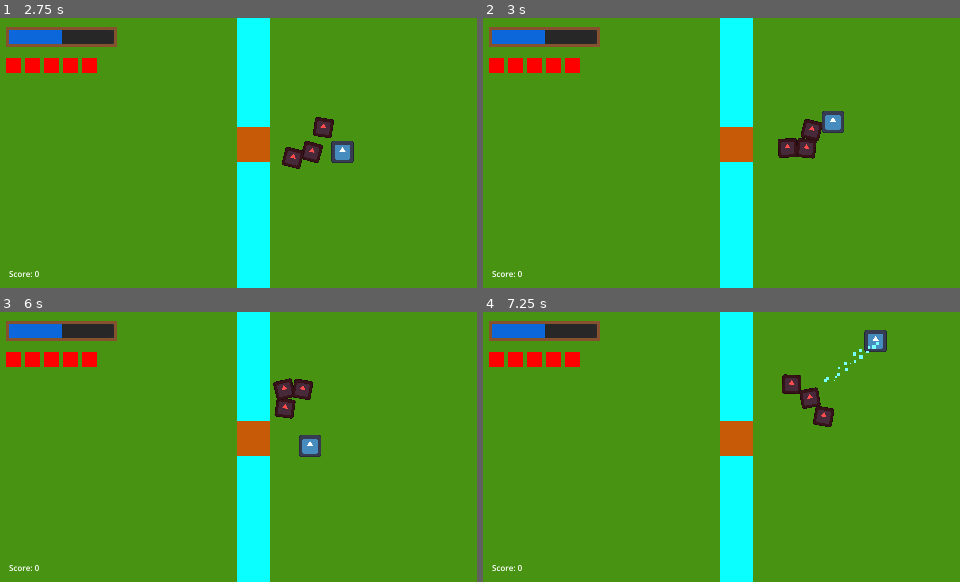
Above: before the commit, frames 1-4 (two rows, left to right).
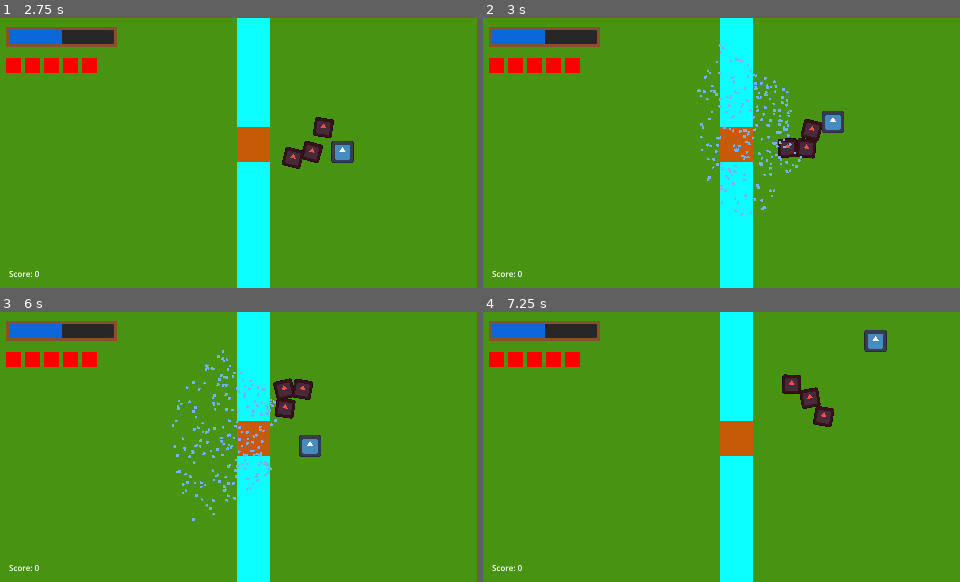
Above: after the commit, the same moments.

Repository: AndrewwAM/Project_KESS
Game: Godot game, scene res://scenes/world/patio.tscn
Same seed, same stepped clock (60 frames per second), same inputs: the game is played once before the commit and once after it. The engine's default icon, where the game draws it, is replaced by a stand-in: a white triangle on a blue panel in a dark square.
Inputs (mouse positions are in pixels of both pictures, inside the frame that each line leads up to):
- Up to frame 1 (2.75 s): move the mouse to (343, 139) at 0.52 s; hold D (player_move_right) 0.53-1.28 s; hold Right mouse button (shoot_alt) 0.53-1.28 s; click (343, 139) at 0.8 s; move the mouse to (143, 166) at 1.27 s; hold S (player_move_down) 1.28-2.03 s; click (143, 166) at 1.35 s; right-click (143, 166) at 1.55 s; move the mouse to (286, 93) at 2.02 s; hold D (player_move_right) from 2.03 s (still down); hold Right mouse button (shoot_alt) from 2.03 s (still down); click (286, 93) at 2.3 s
- Up to frame 2 (3 s): move the mouse to (697, 207) at 2.77 s; release D (player_move_right) at 2.78 s; release Right mouse button (shoot_alt) at 2.78 s; hold W (player_move_up) from 2.78 s (still down); click (697, 207) at 2.85 s
- Up to frame 3 (6 s): right-click (214, 501) at 3.05 s; move the mouse to (381, 487) at 3.52 s; release W (player_move_up) at 3.53 s; hold Right mouse button (shoot_alt) 3.53-4.28 s; hold A (player_move_left) 3.53-5.03 s; click (381, 487) at 3.8 s; move the mouse to (90, 406) at 4.27 s; click (90, 406) at 4.35 s; right-click (90, 406) at 4.55 s; move the mouse to (262, 447) at 5.02 s; hold S (player_move_down) 5.03-5.78 s; hold Right mouse button (shoot_alt) 5.03-5.78 s; click (262, 447) at 5.3 s; move the mouse to (166, 379) at 5.77 s; hold D (player_move_right) from 5.78 s (still down); click (166, 379) at 5.85 s
- Up to frame 4 (7.25 s): right-click (649, 379) at 6.05 s; move the mouse to (826, 433) at 6.52 s; release D (player_move_right) at 6.53 s; hold W (player_move_up) from 6.53 s (still down); hold Right mouse button (shoot_alt) from 6.53 s (still down); click (826, 433) at 6.8 s

Frame 1 is identical in both runs. In frame 2, 1.0% of the frame differs, in the area x 44-67%, y 9-74%; in frame 3, 1.0%, in the area x 36-59%, y 14-78%; in frame 4, 0.1%.

Commit message:
yo ODIO las partículas

Diff:
--- a/entities/player/chorro.gd
+++ b/entities/player/chorro.gd
@@ -1,21 +1,23 @@
+@tool # tambien pa actualizar en tiempo real
 extends Node2D
 
 @onready var cone_water_particles: GPUParticles2D = $ConeWaterParticles
-@onready var laser_water_particles: GPUParticles2D = $LaserWaterParticles
+@onready var laser_line: Line2D = $LaserLine
 @onready var cone_mode: Node2D = $ConeMode
 @onready var laser_mode: Area2D = $LaserMode
 @onready var laser_hitbox: CollisionShape2D = $LaserMode/LaserHitbox
-@onready var pivot: Node2D = get_parent()
+@onready var pivot: Node2D = get_parent() as Node2D
 
 
 enum PressureMode { CONE, LASER }
 var current_mode: PressureMode = PressureMode.CONE
 var is_shooting: bool = false
 var is_switching: bool = false
+var keep_shooting: bool = false
 var switch_cooldown = 1.0
 
 @export var cone_rotation_speed: float = 6.0
-@export var laser_rotation_speed: float = 6.0
+@export var laser_rotation_speed: float = 1.5
 var current_rotation_speed = cone_rotation_speed
 
 var damage_cone: float = 20.0
@@ -23,11 +25,110 @@
 
 enum Modo {Cono, Laser}
 
-# Called when the node enters the scene tree for the first time.
+# Medio webeo solo pa poder actualizar en tiempo real
+@export_group("Configuración del Cono")
+@export var ray_count: int = 5:
+	set(value):
+		ray_count = value
+		actualizar_cono()
+
+@export var ray_length: float = 150.0:
+	set(value):
+		ray_length = value
+		actualizar_cono()
+
+@export var cone_angle_degrees: float = 45.0:
+	set(value):
+		cone_angle_degrees = value
+		actualizar_cono()
+
+@export var cone_particle_speed: float = 300.0:
+	set(value):
+		cone_particle_speed = value
+		actualizar_cono()
+
+@export var cone_particle_lifetime_ratio: float = 1.0:
+	set(value):
+		cone_particle_lifetime_ratio = value
+		actualizar_cono()
+
+# Un par más para el laser
+@export_group("Configuración del Láser")
+@export var laser_length: float = 300.0:
+	set(value):
+		laser_length = value
+		actualizar_laser()
+
+@export var laser_particle_amount: int = 100:
+	set(value):
+		laser_particle_amount = value
+		actualizar_laser()
+
+@export var laser_particle_speed: float = 600.0:
+	set(value):
+		laser_particle_speed = value
+		actualizar_laser()
+
+@export var laser_particle_lifetime_ratio: float = 1.0:
+	set(value):
+		laser_particle_lifetime_ratio = value
+		actualizar_laser()
+
 func _ready() -> void:
-	laser_water_particles.emitting = false
+	if Engine.is_editor_hint():
+		actualizar_cono()
+		return
+
+	laser_line.visible = false
+	cone_water_particles.emitting = false
 	stop_shooting()
-	#pass
+	actualizar_cono()
+
+
+func actualizar_cono() -> void:
+	if not is_node_ready() or cone_mode == null:
+		return
+
+	for child in cone_mode.get_children():
+		if child is RayCast2D:
+			child.free() # En @tool, free() es más inmediato que queue_free()
+
+	var angle_rad = deg_to_rad(cone_angle_degrees)
+	var start_angle = -angle_rad / 2.0
+	var angle_step = angle_rad / (ray_count - 1) if ray_count > 1 else 0.0
+
+	for i in range(ray_count):
+		var ray = RayCast2D.new()
+		ray.target_position = Vector2.RIGHT * ray_length
+		ray.rotation = start_angle + (angle_step * i)
+		ray.enabled = false
+		ray.set_collision_mask_value(3, true)
+		cone_mode.add_child(ray)
+
+	var cone_material = cone_water_particles.process_material as ParticleProcessMaterial
+	if cone_material:
+		cone_material.spread = cone_angle_degrees / 2.0
+		cone_material.initial_velocity_min = cone_particle_speed
+		cone_material.initial_velocity_max = cone_particle_speed
+
+		cone_water_particles.lifetime = (ray_length / cone_particle_speed) * cone_particle_lifetime_ratio
+
+func actualizar_laser() -> void:
+	if not is_node_ready() or laser_hitbox == null or laser_line == null:
+		print("No se puede actualizar el laser")
+		return
+	var shape = laser_hitbox.shape as RectangleShape2D
+	if shape:
+		shape.size.x = laser_length
+		shape.size.y = 10.0
+		laser_mode.set_collision_mask_value(3, true)
+
+		laser_hitbox.position.x = laser_length / 2.0
+
+	if laser_line:
+			laser_line.clear_points()
+			laser_line.add_point(Vector2.ZERO)
+			laser_line.add_point(Vector2.RIGHT * laser_length)
 
 func _unhandled_input(event: InputEvent) -> void:
 	# Cambiar modo con clic derecho
@@ -54,6 +155,9 @@
 		apply_water_damage(delta)
 
 func handle_rotation(delta: float) -> void:
+	if not pivot:
+		return
+
 	var mouse_pos: Vector2 = get_global_mouse_position()
 	var target_angle: float = pivot.global_position.angle_to_point(mouse_pos)
 
@@ -74,28 +178,31 @@
 
 
 func start_shooting() -> void:
+	if is_switching or is_shooting:
+		return
+
 	is_shooting = true
-	if is_switching:
-		return
+	keep_shooting = true
 
 	if current_mode == PressureMode.CONE:
-		cone_water_particles.emitting = true
+		cone_water_particles.restart()
 		set_cone_enabled(true)
 		laser_hitbox.set_deferred("disabled", true)
 	elif current_mode == PressureMode.LASER:
-		laser_water_particles.emitting = true
+		laser_line.visible = true
 		set_cone_enabled(false)
 		laser_hitbox.set_deferred("disabled", false)
 
 func stop_shooting() -> void:
 	is_shooting = false
+	keep_shooting = false
 	#if current_mode == PressureMode.CONE:
 	#	cone_water_particles.emitting = false
 	#else:
 	#	laser_water_particles.emitting = false
 
 	# Se apaga tanto partículas como hitboxes
-	laser_water_particles.emitting = false
+	laser_line.visible = false
 	cone_water_particles.emitting = false
 	set_cone_enabled(false)
 	laser_hitbox.set_deferred("disabled", true)
@@ -103,7 +210,7 @@
 func pause_shooting() -> void:
 	is_shooting = false
 
-	laser_water_particles.emitting = false
+	laser_line.visible = false
 	cone_water_particles.emitting = false
 	set_cone_enabled(false)
 	laser_hitbox.set_deferred("disabled", true)
@@ -111,6 +218,8 @@
 	while is_switching:
 		await get_tree().create_timer(0.1).timeout
 
+	if !keep_shooting:
+		return
 	print("Resuming")
 	start_shooting()
 
--- a/entities/player/chorro.tscn
+++ b/entities/player/chorro.tscn
@@ -6,64 +6,45 @@
 particle_flag_disable_z = true
 emission_shape = 3
 emission_box_extents = Vector3(1, 1, 1)
-spread = 15.0
-initial_velocity_min = 200.0
-initial_velocity_max = 200.0
+initial_velocity_min = 600.0
+initial_velocity_max = 600.0
 gravity = Vector3(0, 0, 0)
+scale_min = 2.0
+scale_max = 3.0
 color = Color(0.44705883, 0.7019608, 1, 1)
-collision_mode = 1
-collision_friction = 0.0
-collision_bounce = 0.0
-
-[sub_resource type="ParticleProcessMaterial" id="ParticleProcessMaterial_a6rhb"]
-particle_flag_disable_z = true
-emission_shape = 3
-emission_box_extents = Vector3(1, 5, 1)
-spread = 0.0
-initial_velocity_min = 2000.0
-initial_velocity_max = 2000.0
-gravity = Vector3(0, 0, 0)
-scale_max = 4.0
-color = Color(0.47058824, 1, 1, 1)
-collision_mode = 1
-collision_friction = 0.0
-collision_bounce = 0.0
 
 [sub_resource type="RectangleShape2D" id="RectangleShape2D_7gq7y"]
-size = Vector2(400, 10)
+size = Vector2(500, 10)
 
 [node name="Chorro" type="Node2D" unique_id=2025990940]
 script = ExtResource("1_r32te")
-laser_rotation_speed = 1.0
+ray_count = 9
+cone_angle_degrees = 70.0
+cone_particle_speed = 1500.0
+laser_length = 500.0
+laser_particle_amount = 200
+laser_particle_speed = 10000.0
+laser_particle_lifetime_ratio = 0.85
 
 [node name="ConeWaterParticles" type="GPUParticles2D" parent="." unique_id=1703005110]
-amount = 500
+position = Vector2(4, -1)
+amount = 300
+lifetime = 0.1
+preprocess = 0.5
+local_coords = true
 process_material = SubResource("ParticleProcessMaterial_7gq7y")
 
-[node name="LaserWaterParticles" type="GPUParticles2D" parent="." unique_id=1269828676]
-emitting = false
-amount = 500
-process_material = SubResource("ParticleProcessMaterial_a6rhb")
-
 [node name="ConeMode" type="Node2D" parent="." unique_id=1939255602]
-
-[node name="RayCenter" type="RayCast2D" parent="ConeMode" unique_id=628851923]
-target_position = Vector2(150, 0)
-collision_mask = 4
-
-[node name="RayLeft1" type="RayCast2D" parent="ConeMode" unique_id=1137738126]
-rotation = -0.2617994
-target_position = Vector2(150, 0)
-collision_mask = 4
-
-[node name="RayRight1" type="RayCast2D" parent="ConeMode" unique_id=692728766]
-rotation = 0.2617994
-target_position = Vector2(150, 0)
-collision_mask = 4
 
 [node name="LaserMode" type="Area2D" parent="." unique_id=195597451]
 collision_mask = 4
 
 [node name="LaserHitbox" type="CollisionShape2D" parent="LaserMode" unique_id=1920722050]
-position = Vector2(200, 0)
+position = Vector2(250, 0)
 shape = SubResource("RectangleShape2D_7gq7y")
+
+[node name="LaserLine" type="Line2D" parent="." unique_id=1965263996]
+points = PackedVector2Array(0, 0, 500, 0)
+default_color = Color(0.2960622, 0.71259385, 0.992544, 1)
+begin_cap_mode = 2
+end_cap_mode = 2
--- a/entities/player/player.gd
+++ b/entities/player/player.gd
@@ -1,7 +1,7 @@
 extends CharacterBody2D
 
-const SPEED = 150
-
+@export var life: float = 100.0
+@export var speed: float = 150.0
 #var chorro = preload("res://scenes/player/chorro.tscn")
 
 # Called when the node enters the scene tree for the first time.
@@ -12,8 +12,9 @@
 # Called every frame. 'delta' is the elapsed time since the previous frame.
 func _process(delta: float) -> void:
 	var direction = Input.get_vector("player_move_left", "player_move_right", "player_move_up", "player_move_down")
-	var current_speed = SPEED
+	var current_speed = speed
 
+	direction
 	velocity = direction * current_speed
 
 	move_and_slide()
--- a/entities/player/player.tscn
+++ b/entities/player/player.tscn
@@ -20,5 +20,9 @@
 texture = ExtResource("1_8afob")
 
 [node name="WeaponPivot" type="Node2D" parent="." unique_id=1187079156]
+rotation = -8.3986
 
 [node name="Chorro" parent="WeaponPivot" unique_id=2025990940 instance=ExtResource("3_sglur")]
+cone_angle_degrees = 90.0
+cone_particle_speed = 600.0
+cone_particle_lifetime_ratio = 0.9
--- a/levels/test.tscn
+++ b/levels/test.tscn
@@ -6,7 +6,7 @@
 [node name="Test" type="Node2D" unique_id=1862097228]
 
 [node name="Player" parent="." unique_id=1786987165 instance=ExtResource("1_72lju")]
-position = Vector2(215, 96)
+position = Vector2(257, 91)
 
 [node name="BaseEnemy" parent="." unique_id=1803823621 instance=ExtResource("2_lkjt4")]
 position = Vector2(392, 97)
